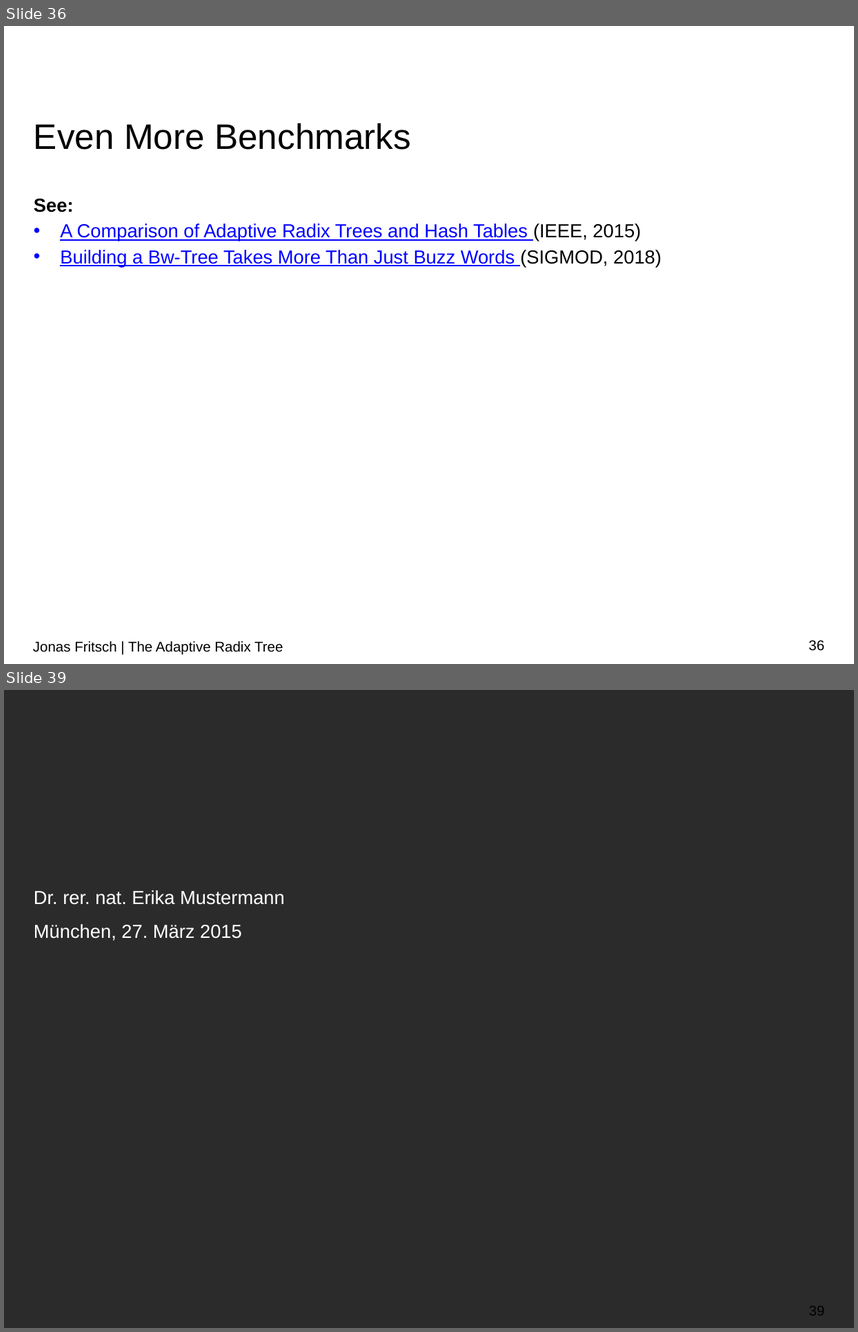
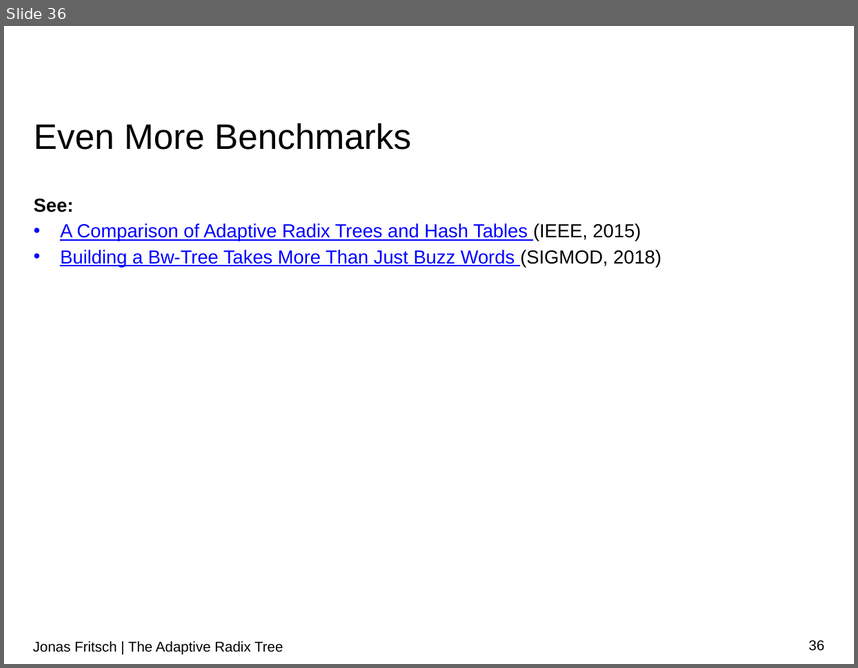
Before and after one commit to atalantus/The-Adaptive-Radix-Tree, a slide deck: Presentation/The Adaptive Radix Tree.pptx. Shown one above the other, each under a label of ours: slides 36 and 39 before the commit, slide 36 after it; the slides between them are not shown. The pictures are 858x1332 and 858x668 pixels, drawn with LibreOffice and Linux fonts; fonts in the diff are those of the drawing; background and template pictures are left out; a plain dark background stands for a picture behind light text. Boxes give left, top, right and bottom in pixels: in the first picture for what was removed or moved away, otherwise in the second. Text is boxed around its words. In the diff, an @@ line names an element or a change of style, - is before the commit and + after.

```diff
--- a/Presentation/The Adaptive Radix Tree.pptx
+++ b/Presentation/The Adaptive Radix Tree.pptx
@@ slide 39 removed at box(4, 690, 854, 1328), background picture (left out) @@
@@ text removed at box(34, 890, 285, 940) @@
-Dr. rer. nat. Erika Mustermann
-München, 27. März 2015
@@ page number removed at box(809, 1305, 825, 1315) @@
-39
```
Also in this commit, not shown: 2 slides changed, 21 other slides removed, 1 other file.
